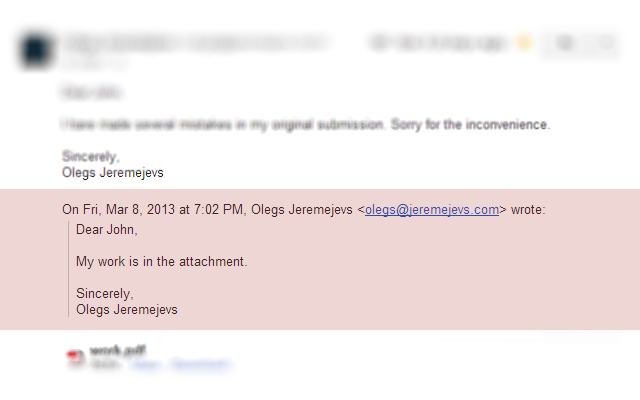
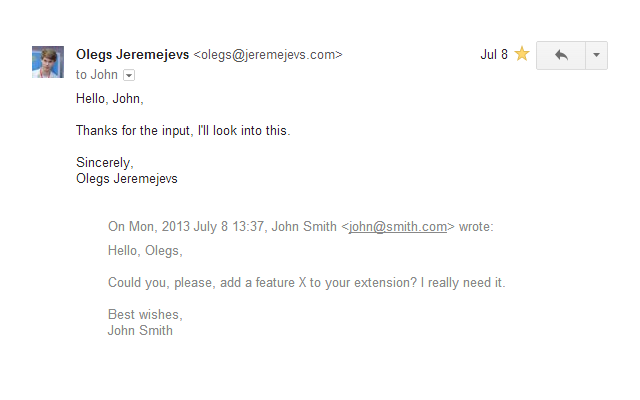
Comparing the layer stacks of the two w=640, h=400 images. Changes:
removed group "Group 2" (3 layers) over (0, 189, 640, 330)
removed layer "Layer 8" (was 20%) from group "Group 2" over (0, 189, 640, 330)
showed group "Group 1" (3 layers) over (18, 38, 615, 357)
removed layer "Layer 2 copy" over (4, 22, 637, 378)
added layer "Layer 3" in group "Group 1" over (473, 38, 534, 61)
showed "Layer 2", moved it into group "Group 1", painted on it over (18, 29, 622, 372)
